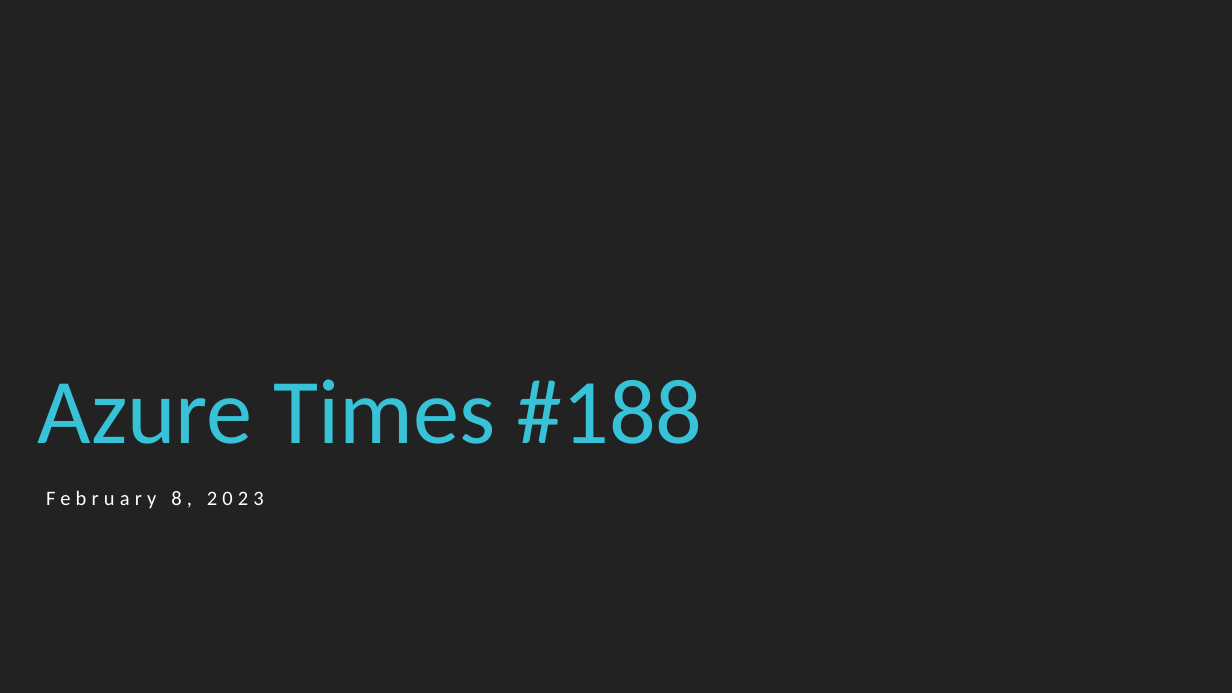
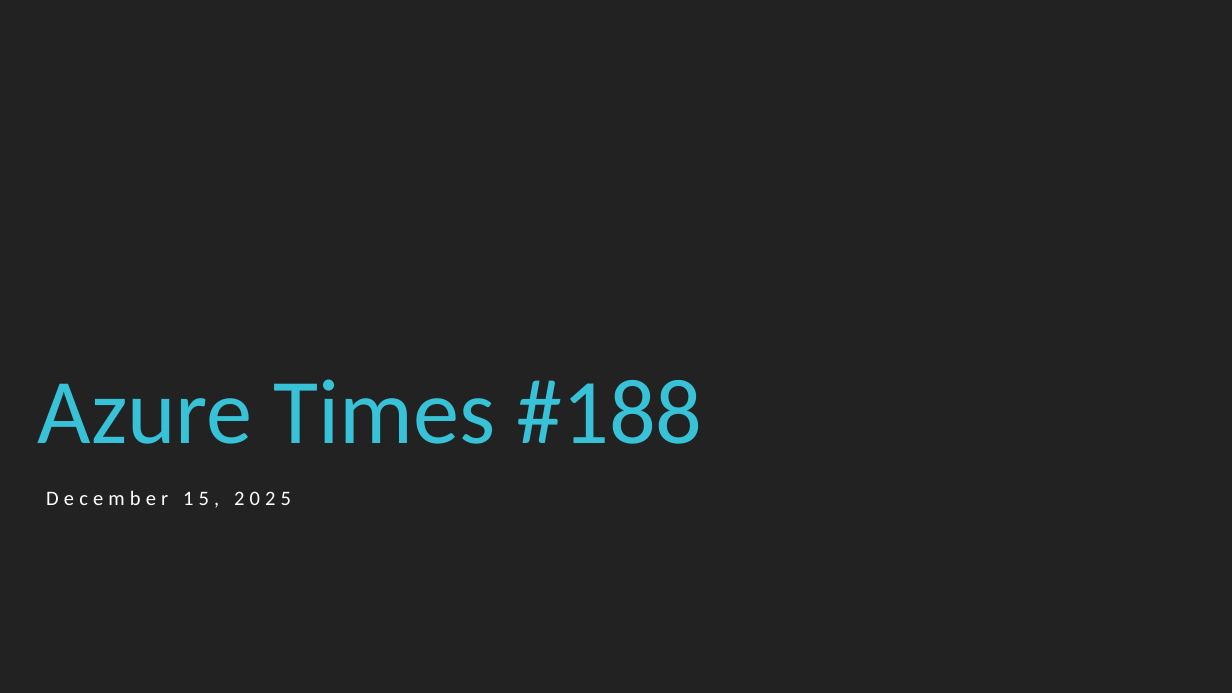
Before and after one commit to azureTimes/meetups, a slide deck: slide 1 of 00_presentation/2025/azureTimes188/AzureTimes_188.pptx. Drawn at 1232x693 pixels with LibreOffice and Linux fonts; fonts in the diff are those of the drawing. Boxes give left, top, right and bottom in pixels: in the first picture for what was removed or moved away, otherwise in the second. Text is boxed around its words. In the diff, an @@ line names an element or a change of style, - is before the commit and + after.

Commit message:
Azure Times 187 & 188

```diff
--- a/00_presentation/2025/azureTimes188/AzureTimes_188.pptx
+++ b/00_presentation/2025/azureTimes188/AzureTimes_188.pptx
@@ text at box(46, 490, 291, 508): text changed @@
-February 8, 2023
+December 15, 2025
```
Also in this commit, not shown: 1 other slide changed.
